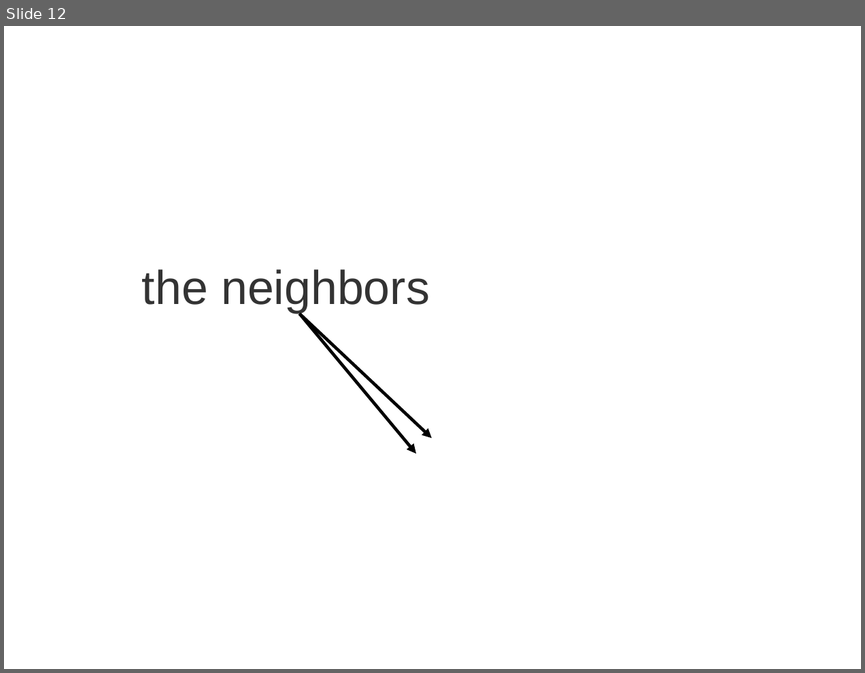
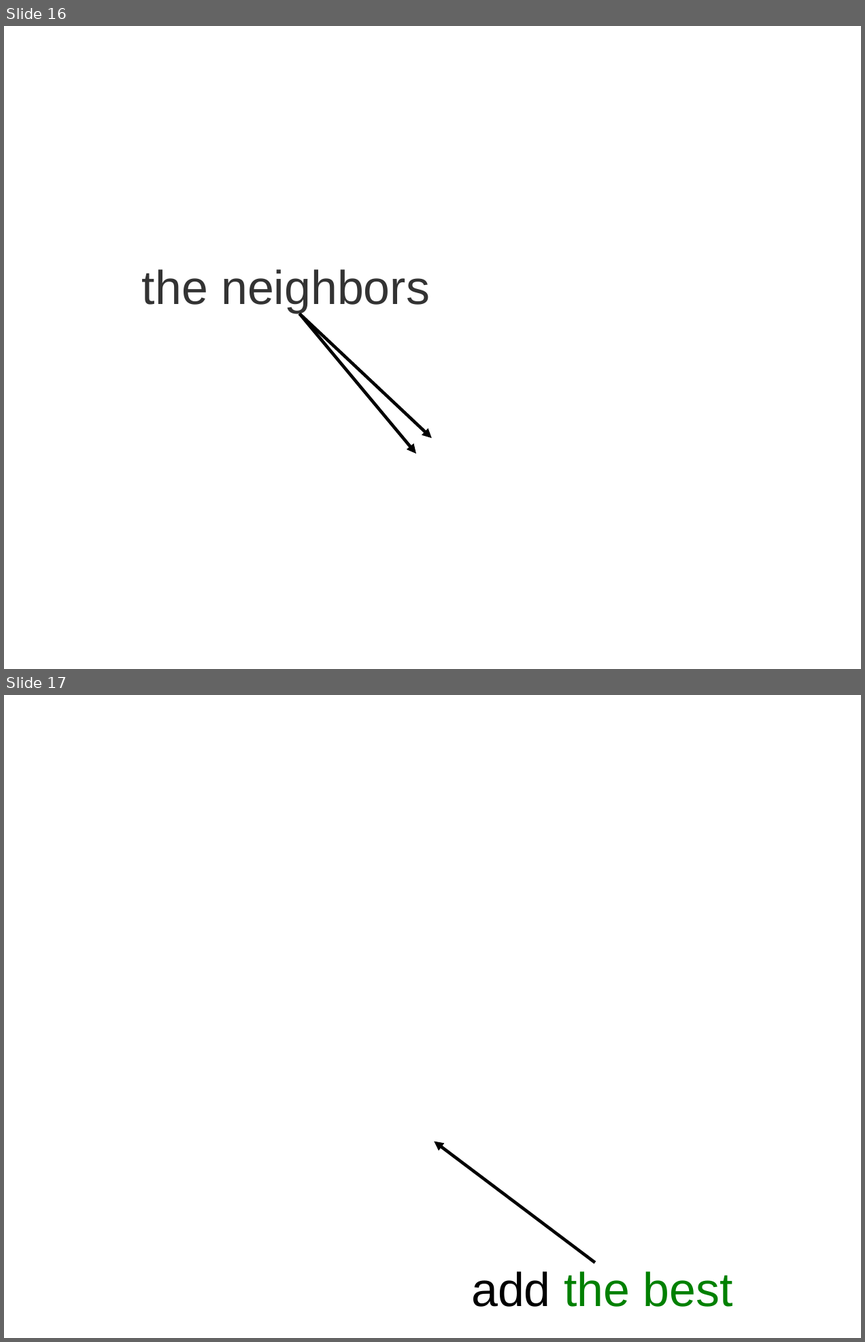
Before and after one commit to leouieda/agu-cancun2013, a slide deck: presentation/uieda_oliveirajr_barbosa.odp. Shown one above the other, each under a label of ours: slide 12 before the commit, slides 16 and 17 after it. The pictures are 865x673 and 865x1342 pixels, drawn with LibreOffice and Linux fonts; fonts in the diff are those of the drawing; background and template pictures are left out. Boxes give left, top, right and bottom in pixels: in the first picture for what was removed or moved away, otherwise in the second. Text is boxed around its words. In the diff, an @@ line names an element or a change of style, - is before the commit and + after.

```diff
--- a/presentation/uieda_oliveirajr_barbosa.odp
+++ b/presentation/uieda_oliveirajr_barbosa.odp
@@ slide 17 added at (4,695,861,1338), background picture (left out) @@
@@ arrow added from (595, 1263) to (434, 1141), #000000 2.89 pt @@
@@ text added at (471,1272,733,1307), 44 pt, text #008000 @@
+add the best
@@ what was slide 12 is now slide 16 @@
```
Also in this commit, not shown: 5 slides changed, 30 other slides added, 2 slides removed.
